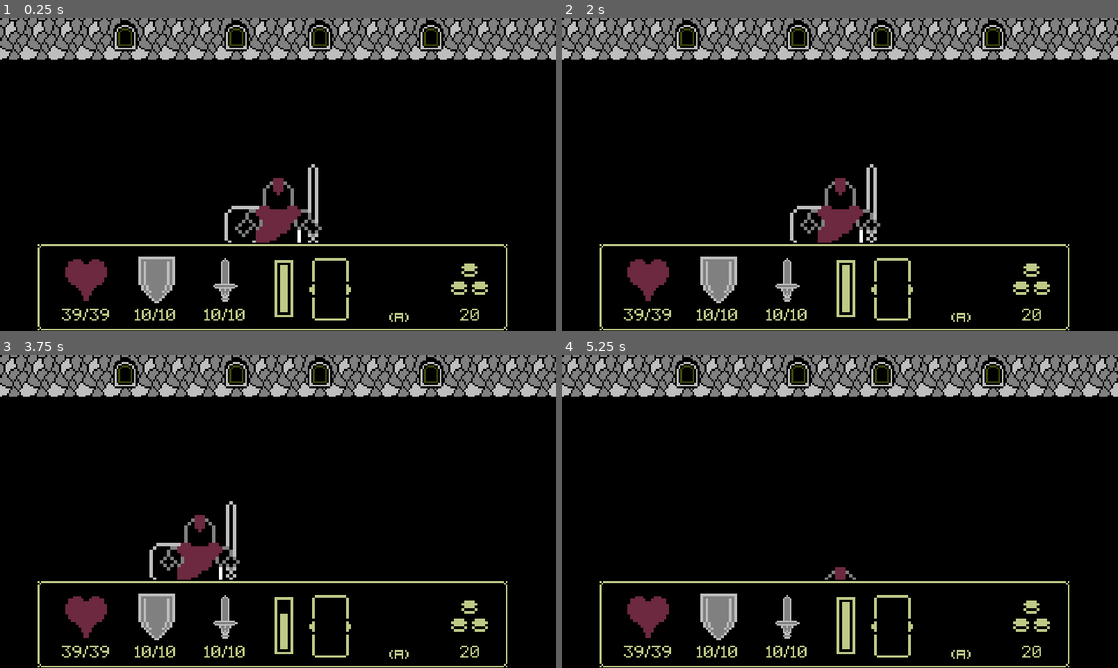
Above: before the commit, frames 1-4 (two rows, left to right).
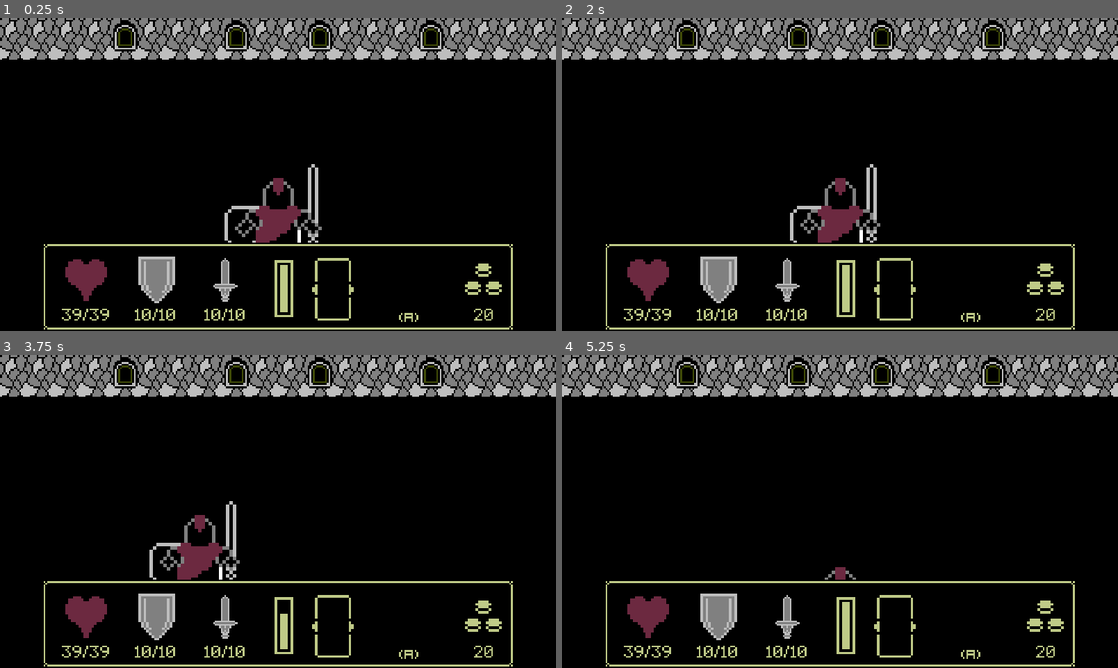
Above: after the commit, the same moments.

Repository: ChrisGlenn/tdaci
Game: Godot game, scene res://Scenes/Battleground/battleground.tscn
Same seed, same stepped clock (60 frames per second), same inputs: the game is played once before the commit and once after it.
Inputs:
- Up to frame 1 (0.25 s): no input
- Up to frame 2 (2 s): tap Enter at 0.5 s; hold Right (ci_RIGHT) 0.53-1.28 s; tap Space (ci_A) at 0.6, 1.25 s; hold Down (ci_DOWN) from 1.28 s (still down); tap Ctrl (ci_B) at 1.35 s
- Up to frame 3 (3.75 s): release Down (ci_DOWN) at 2.03 s; hold Right (ci_RIGHT) 2.03-2.78 s; tap End (ci_END) at 2.1 s; tap Enter at 2.75 s; hold Up (ci_UP) 2.78-3.53 s; tap Space (ci_A) at 2.85 s; hold Left (ci_LEFT) from 3.53 s (still down); tap Ctrl (ci_B) at 3.6 s
- Up to frame 4 (5.25 s): tap End (ci_END) at 4.35 s; release Left (ci_LEFT) at 5.03 s; hold Down (ci_DOWN) from 5.03 s (still down); tap Space (ci_A) at 5.1 s

The runs differ from the first frame. In frame 1, 1.8% of the frame differs, in the area x 6-93%, y 72-100%; in frame 2, 1.8%; in frame 3, 1.8%; in frame 4, 1.8%.

Commit message:
9/18/2024 AFTERNOON (FOV fix)
Enemies are now shrouded by FOV fog.

Diff:
--- a/Scenes/Enemies/Rat/rat.gd
+++ b/Scenes/Enemies/Rat/rat.gd
@@ -4,6 +4,7 @@
 # a template script for the overworld enemies that will just move to the player (or away)
 # and initialize combat BUT if the player is too strong the enemy just dies and yields very low XP and no gold
 @onready var tilemap : TileMapLayer = get_parent().get_parent().get_node("Enviornment_Tiles")
+@onready var visibility_map : TileMapLayer = get_parent().get_parent().get_node("Visibility")
 @onready var TRANSITION = preload("res://Scenes/UI/Scene_Transition/scene_transition.tscn")
 @onready var ANIM = $AnimatedSprite2D
 @onready var RAY = $RayCast2D
@@ -202,6 +203,12 @@
 		# PLAY THE SFX
 		# add the enemy to the despawn list
 		Globals.level_one_despawn.append(enemy_name)
+	# CHECK IF THE ENEMY IS IN A SHADED/BLACKED OUT TILE AND THEN HIDE
+	var current_tile = visibility_map.local_to_map(global_position)
+	if visibility_map.get_cell_source_id(current_tile) == 1:
+		visible = false # hide enemy
+	else:
+		visible = true # show the enemy
 
 
 
--- a/Scenes/LevelOne/level_one.tscn
+++ b/Scenes/LevelOne/level_one.tscn
@@ -47,7 +47,35 @@
 
 [node name="Door" parent="Doors" node_paths=PackedStringArray("current_tilemap") instance=ExtResource("9_1e71d")]
 position = Vector2(-16, -72)
+door_id = "l1_d001 "
 current_tilemap = NodePath("../../Enviornment_Tiles")
 opened = true
 
+[node name="Door2" parent="Doors" node_paths=PackedStringArray("current_tilemap") instance=ExtResource("9_1e71d")]
+position = Vector2(-96, -48)
+door_id = "l1_d002"
+current_tilemap = NodePath("../../Enviornment_Tiles")
+door_type = "steel"
+locked = true
+breakable = false
+switch_controlled = true
+
+[node name="Door3" parent="Doors" node_paths=PackedStringArray("current_tilemap") instance=ExtResource("9_1e71d")]
+position = Vector2(576, -336)
+door_id = "l1_d003"
+current_tilemap = NodePath("../../Enviornment_Tiles")
+door_type = "steel"
+locked = true
+breakable = false
+switch_controlled = true
+
+[node name="Door4" parent="Doors" node_paths=PackedStringArray("current_tilemap") instance=ExtResource("9_1e71d")]
+position = Vector2(0, 432)
+door_id = "l1_d004"
+current_tilemap = NodePath("../../Enviornment_Tiles")
+door_type = "steel"
+locked = true
+breakable = false
+switch_controlled = true
+
 [connection signal="player_moved" from="Player" to="." method="_on_player_player_moved"]
--- a/Scenes/UI/HUD/hud.gd
+++ b/Scenes/UI/HUD/hud.gd
@@ -2,7 +2,8 @@
 # GAME HUD
 # the heads up display for the game
 # will differ in the information that it displays depending on the character class
-# FIGHTER
+# HUD state scenes
+@onready var HUD = $HUD
 @onready var HEART_SPRITE = $HUD/Fighter/Health_Bar
 @onready var HEART_LABEL = $HUD/Fighter/Health_Label
 @onready var SHIELD_LABEL = $HUD/Fighter/Shield_Label
@@ -14,7 +15,6 @@
 @onready var HEALTH_BAR = $HUD/Fighter/Health_Bar
 @onready var F_GOLD_LABEL = $HUD/Fighter/Gold_Label
 # variables
-
 
 
 func _ready():
@@ -42,7 +42,16 @@
 	icon_update()
 
 func _process(_delta):
-	if Globals.HUD_STATE == "HUD": icon_update() # update the hud
+	# CHECK THE HUD_STATE AND DISPLAY THE ACTIVE HUD
+	if Globals.HUD_STATE == "HUD":
+		# display the hud and hide the non-active elements
+		#if !HUD.visible: HUD.visible = true
+		# update the icons for the player's avatar
+		icon_update() # update the hud
+	elif Globals.HUD_STATE == "DIALOGUE":
+		pass
+	elif Globals.HUD_STATE == "INTERACTION":
+		pass
 
 
 func icon_update():
--- a/Scenes/UI/HUD/hud.tscn
+++ b/Scenes/UI/HUD/hud.tscn
@@ -1,11 +1,12 @@
-[gd_scene load_steps=13 format=3 uid="uid://mya5ck4t3umk"]
-
-[ext_resource type="Texture2D" uid="uid://df2adtve0o8kt" path="res://Sprites/UI/HUD.png" id="1_l8o5y"]
+[gd_scene load_steps=17 format=3 uid="uid://mya5ck4t3umk"]
+
 [ext_resource type="Script" path="res://Scenes/UI/HUD/hud.gd" id="1_qe802"]
 [ext_resource type="Texture2D" uid="uid://dnfui6i23nh1v" path="res://Sprites/UI/HUD_Icons_Clear.png" id="3_ntm6g"]
 [ext_resource type="FontFile" uid="uid://dcbyalkyecj3i" path="res://Fonts/pixelmix.ttf" id="4_x7ddr"]
 [ext_resource type="Texture2D" uid="uid://cpmtm4hyhw1yh" path="res://Sprites/Enviornment_Props.png" id="5_kp07b"]
 [ext_resource type="FontFile" uid="uid://c3jg7lm3yxi7q" path="res://Fonts/5x5 MT Pixel.ttf" id="5_xwf8j"]
+[ext_resource type="Texture2D" uid="uid://bm5wcn8t8p4kr" path="res://Sprites/UI/Selectors.png" id="7_4q8ji"]
+[ext_resource type="PackedScene" uid="uid://cax0kv3jxjlwc" path="res://Scenes/UI/UI_NinePatch/ui_nine_patch.tscn" id="7_agajc"]
 
 [sub_resource type="StyleBoxFlat" id="StyleBoxFlat_kt43k"]
 bg_color = Color(0, 0, 0, 1)
@@ -25,14 +26,36 @@
 [sub_resource type="StyleBoxFlat" id="StyleBoxFlat_ej3s8"]
 bg_color = Color(0.423529, 0.160784, 0.25098, 1)
 
+[sub_resource type="AtlasTexture" id="AtlasTexture_u2hf0"]
+atlas = ExtResource("7_4q8ji")
+region = Rect2(16, 0, 16, 16)
+
+[sub_resource type="AtlasTexture" id="AtlasTexture_06lhk"]
+atlas = ExtResource("7_4q8ji")
+region = Rect2(0, 0, 16, 16)
+
+[sub_resource type="SpriteFrames" id="SpriteFrames_87tde"]
+animations = [{
+"frames": [{
+"duration": 1.0,
+"texture": SubResource("AtlasTexture_u2hf0")
+}, {
+"duration": 1.0,
+"texture": SubResource("AtlasTexture_06lhk")
+}],
+"loop": true,
+"name": &"default",
+"speed": 0.0
+}]
+
 [node name="HUD" type="CanvasLayer"]
 script = ExtResource("1_qe802")
 
-[node name="Background" type="Sprite2D" parent="."]
-texture_filter = 1
-position = Vector2(41, 258)
-texture = ExtResource("1_l8o5y")
-centered = false
+[node name="Background" parent="." instance=ExtResource("7_agajc")]
+offset_left = 48.0
+offset_top = 258.0
+offset_right = 592.0
+offset_bottom = 360.0
 
 [node name="HUD" type="Node2D" parent="."]
 
@@ -104,7 +127,7 @@
 
 [node name="Item_Slot" type="Sprite2D" parent="HUD/Fighter"]
 texture_filter = 1
-position = Vector2(380, 312)
+position = Vector2(383, 312)
 scale = Vector2(3, 3)
 texture = ExtResource("3_ntm6g")
 hframes = 4
@@ -164,7 +187,7 @@
 
 [node name="Gold_Icon" type="Sprite2D" parent="HUD/Fighter"]
 texture_filter = 1
-position = Vector2(540, 303)
+position = Vector2(556, 303)
 scale = Vector2(3, 3)
 texture = ExtResource("3_ntm6g")
 hframes = 4
@@ -173,9 +196,9 @@
 
 [node name="Gold_Label" type="Label" parent="HUD/Fighter"]
 texture_filter = 1
-offset_left = 501.0
-offset_top = 332.0
-offset_right = 581.0
+offset_left = 517.0
+offset_top = 332.0
+offset_right = 597.0
 offset_bottom = 356.0
 theme_override_colors/font_color = Color(0.74902, 0.792157, 0.529412, 1)
 theme_override_fonts/font = ExtResource("4_x7ddr")
@@ -188,7 +211,7 @@
 [node name="Ranger" type="Node2D" parent="HUD"]
 
 [node name="Interaction_Icon" type="Sprite2D" parent="HUD"]
-position = Vector2(443, 281)
+position = Vector2(454, 281)
 scale = Vector2(2, 2)
 texture = ExtResource("5_kp07b")
 centered = false
@@ -198,9 +221,9 @@
 
 [node name="Interaction_Label" type="Label" parent="HUD"]
 texture_filter = 1
-offset_left = 411.0
+offset_left = 422.0
 offset_top = 339.0
-offset_right = 510.0
+offset_right = 521.0
 offset_bottom = 349.0
 theme_override_colors/font_color = Color(0.74902, 0.792157, 0.529412, 1)
 theme_override_fonts/font = ExtResource("5_xwf8j")
@@ -211,3 +234,34 @@
 [node name="DIALOGUE" type="Node2D" parent="."]
 
 [node name="INTERACTION" type="Node2D" parent="."]
+visible = false
+
+[node name="UI_NinePatch" parent="INTERACTION" instance=ExtResource("7_agajc")]
+offset_left = 464.0
+offset_top = 176.0
+offset_right = 592.0
+offset_bottom = 360.0
+
+[node name="Object_Icon" type="Sprite2D" parent="INTERACTION"]
+position = Vector2(63, 273)
+scale = Vector2(3, 3)
+texture = ExtResource("5_kp07b")
+centered = false
+hframes = 19
+vframes = 25
+frame = 19
+
+[node name="Object_Desc" type="Label" parent="INTERACTION"]
+offset_left = 121.0
+offset_top = 273.0
+offset_right = 464.0
+offset_bottom = 349.0
+theme_override_colors/font_color = Color(0.74902, 0.792157, 0.529412, 1)
+theme_override_fonts/font = ExtResource("4_x7ddr")
+theme_override_font_sizes/font_size = 16
+text = "You see an object description in front of you...what do you do, funboy?"
+autowrap_mode = 3
+
+[node name="Object_Selector_One" type="AnimatedSprite2D" parent="INTERACTION"]
+position = Vector2(480, 192)
+sprite_frames = SubResource("SpriteFrames_87tde")
--- /dev/null
+++ b/Scenes/UI/UI_NinePatch/ui_nine_patch.tscn
@@ -0,0 +1,13 @@
+[gd_scene load_steps=2 format=3 uid="uid://cax0kv3jxjlwc"]
+
+[ext_resource type="Texture2D" uid="uid://b4v3te0f4nyyf" path="res://Sprites/UI/NineSlice.png" id="1_11n5g"]
+
+[node name="UI_NinePatch" type="NinePatchRect"]
+texture_filter = 1
+offset_right = 32.0
+offset_bottom = 48.0
+texture = ExtResource("1_11n5g")
+patch_margin_left = 16
+patch_margin_top = 24
+patch_margin_right = 16
+patch_margin_bottom = 24
--- a/Scripts/globals.gd
+++ b/Scripts/globals.gd
@@ -33,6 +33,7 @@
 # HUD variables
 var HUD_STATE : String = "HUD"
 var hud_interaction_frame : int = 474 # default is black (the final tile frame)
+var interaction_data : Dictionary = {} # holds the interaction data
 
 # game/system variables
 var stage : int = 0 # game stage
Binary file added: Art/Cursor.aseprite
Binary file changed: Art/Enviornment_Props.aseprite
Binary file added: Art/NineSlice.aseprite
Binary file added: Art/Selectors.aseprite
Not shown, changed: Notes/todo.txt
Binary file added: Sprites/UI/Cursor.png
Not shown, added: Sprites/UI/Cursor.png.import
Binary file added: Sprites/UI/NineSlice.png
Not shown, added: Sprites/UI/NineSlice.png.import
Binary file added: Sprites/UI/Selectors.png
Not shown, added: Sprites/UI/Selectors.png.import
